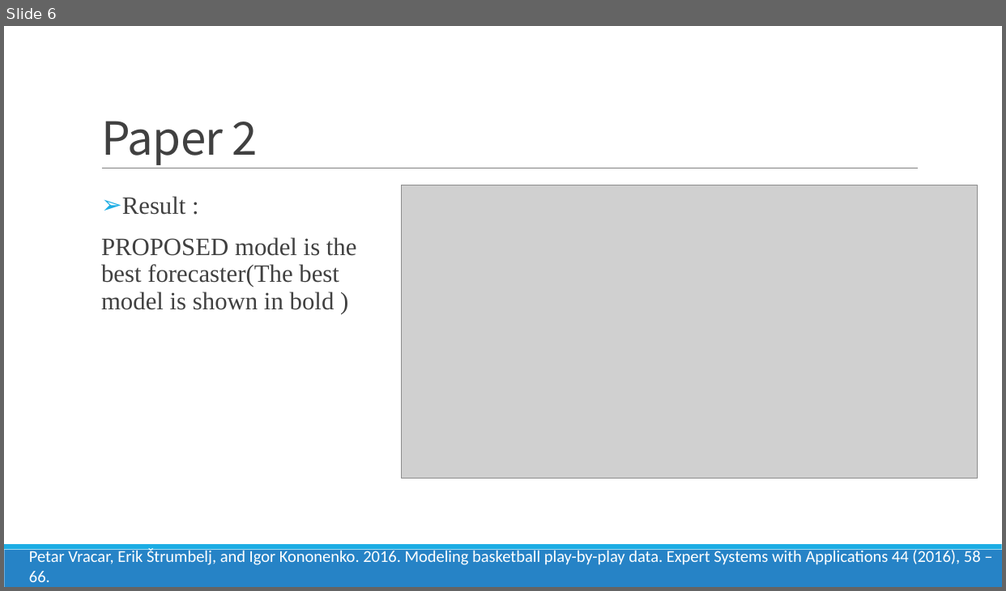
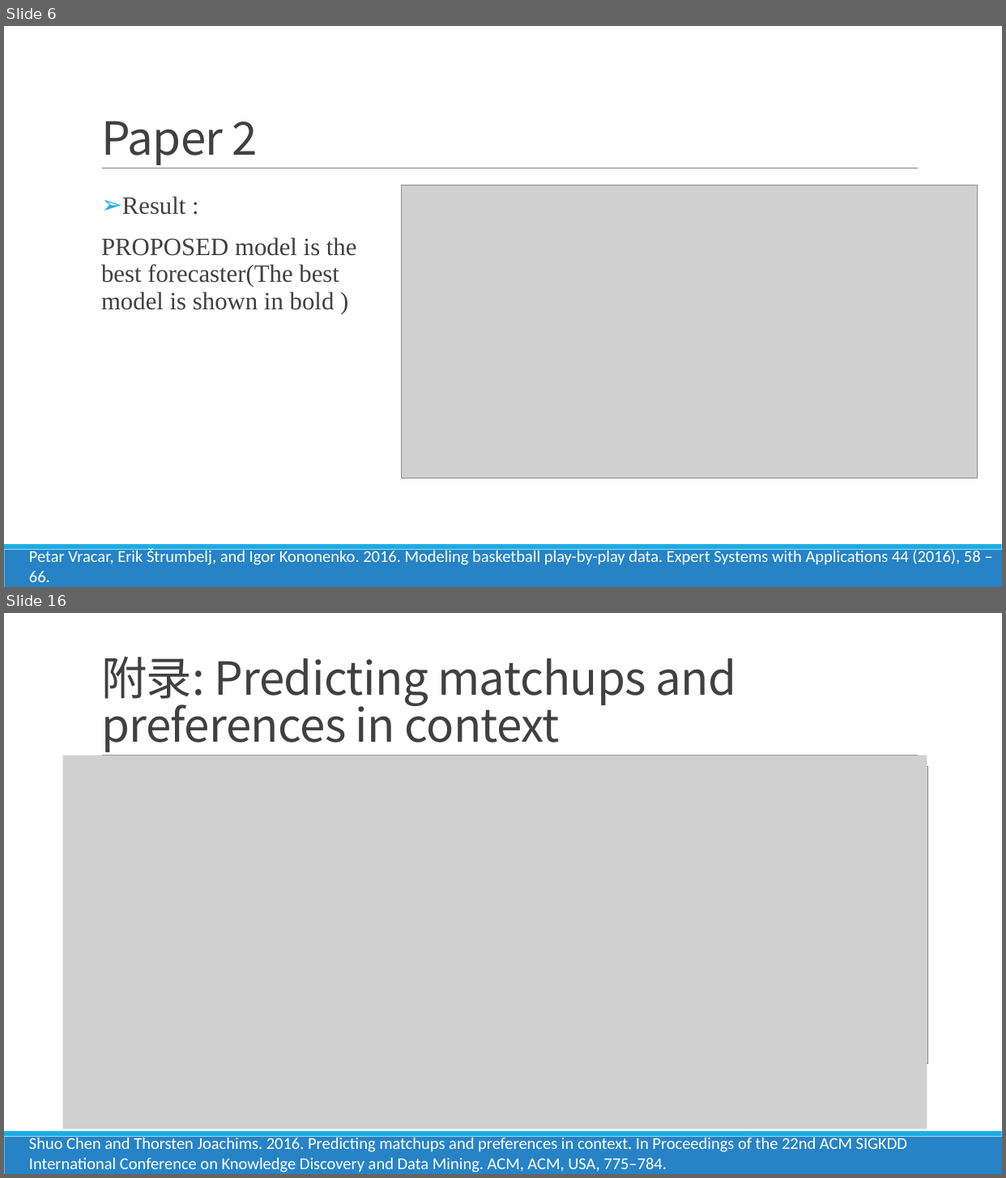
Before and after one commit to FindNorthStar/DataMining, a slide deck: homework_1/Luck is Hard to Beat The Difficulty of Sports Prediction.pptx. Shown one above the other, each under a label of ours: slide 6 before the commit, slides 6 and 16 after it; the slides between them are not shown. The pictures are 1006x591 and 1006x1178 pixels, drawn with LibreOffice and Linux fonts; fonts in the diff are those of the drawing; grey boxes stand for pictures. Boxes give left, top, right and bottom in pixels: in the first picture for what was removed or moved away, otherwise in the second. Text is boxed around its words. In the diff, an @@ line names an element or a change of style, - is before the commit and + after.

Commit message:
update ppt and code

```diff
--- a/homework_1/Luck is Hard to Beat The Difficulty of Sports Prediction.pptx
+++ b/homework_1/Luck is Hard to Beat The Difficulty of Sports Prediction.pptx
@@ slide 16 added at bbox=[4, 613, 1002, 1174], background #FFFFFF; not listed: 3 template elements that a slide beside it also shows @@
@@ title added at bbox=[101, 656, 737, 752], 44 pt, text #404040 @@
+附录: Predicting matchups and preferences in context
@@ picture added at bbox=[63, 756, 928, 1130] @@
@@ picture added at bbox=[471, 766, 928, 1064] @@
@@ text added at bbox=[29, 1135, 907, 1173], 16 pt, text #FFFFFF @@
+Shuo Chen and Thorsten Joachims. 2016. Predicting matchups and preferences in context. In Proceedings of the 22nd ACM SIGKDD International Conference on Knowledge Discovery and Data Mining. ACM, ACM, USA, 775–784.
```
Also in this commit, not shown: 8 slides changed, 1 other slide added, 1 slide removed, 4 other files.
